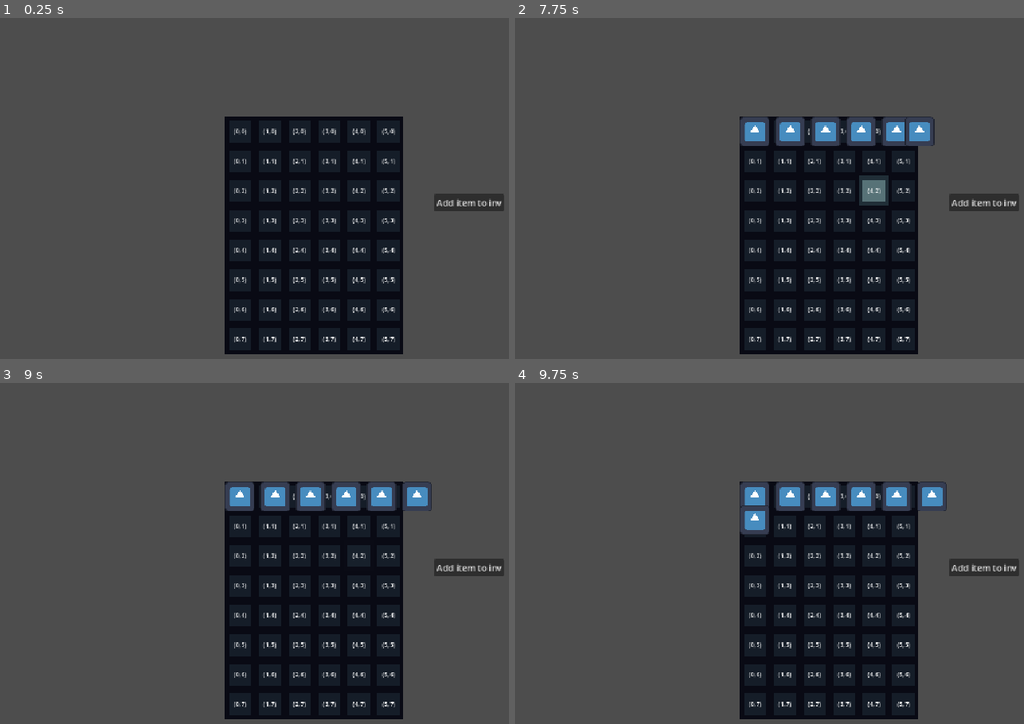
Above: before the commit, frames 1-4 (two rows, left to right).
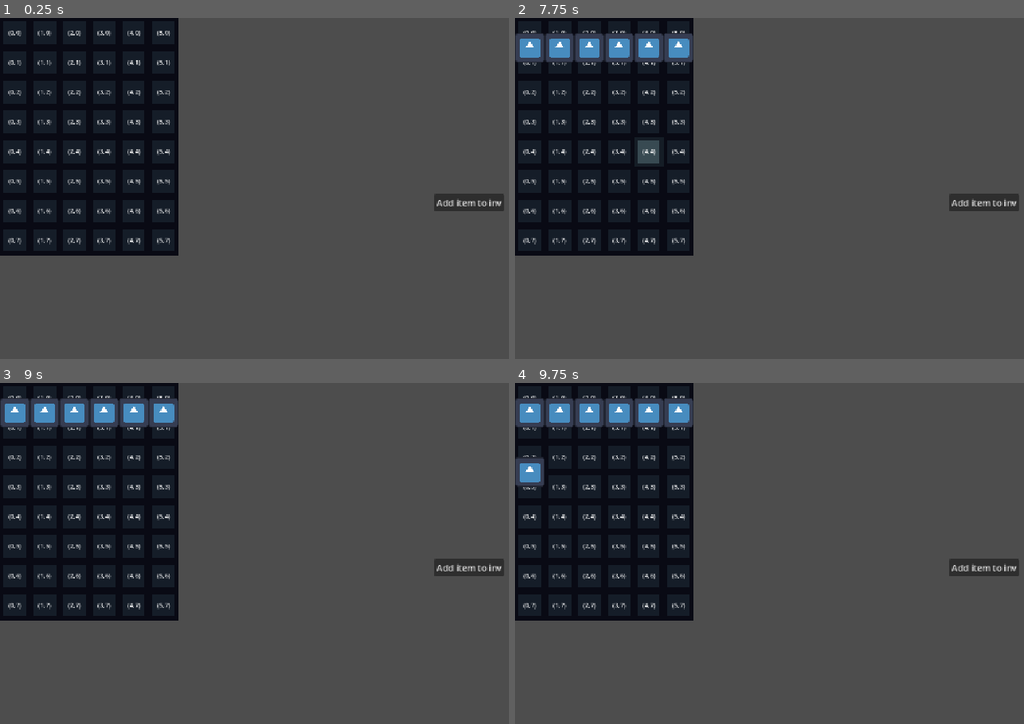
Above: after the commit, the same moments.

Repository: Froggo05/inventory-demo
Game: Godot game, scene res://Scenes/test_scene.tscn
Two runs of this game, one before a commit and one after it. Both use one fixed random seed, a clock stepped at 60 frames per second and the inputs below. The engine's default icon, where the game draws it, is replaced by a stand-in: a white triangle on a blue panel in a dark square.
Inputs (mouse positions are in pixels of both pictures, inside the frame that each line leads up to):
- Up to frame 1 (0.25 s): no input
- Up to frame 2 (7.75 s): click "Add item to inv" at 0.5 s; click "Add item to inv" at 1.25 s; click "Add item to inv" at 2 s; move the mouse to (973, 178) at 2.77 s; press the mouse at (973, 178) at 2.78 s; tap Enter at 3.5, 7.25 s; move the mouse to (708, 215) at 3.52 s; release the mouse at (708, 215) at 3.53 s; click (708, 215) at 3.6 s; move the mouse to (896, 116) at 4.27 s; press the mouse at (896, 116) at 4.28 s; tap Space at 5 s; move the mouse to (800, 266) at 5.02 s; release the mouse at (800, 266) at 5.03 s; click (800, 266) at 5.1 s; move the mouse to (outside the picture) at 5.77 s; press the mouse at (outside the picture) at 5.78 s; move the mouse to (642, 144) at 6.52 s; release the mouse at (642, 144) at 6.53 s; click (642, 144) at 6.6 s; move the mouse to (866, 195) at 7.27 s; press the mouse at (866, 195) at 7.28 s
- Up to frame 3 (9 s): move the mouse to (223, 471) at 8.02 s; release the mouse at (223, 471) at 8.03 s; click (223, 471) at 8.1 s; move the mouse to (458, 543) at 8.77 s; press the mouse at (458, 543) at 8.78 s
- Up to frame 4 (9.75 s): tap Space at 9.5 s; move the mouse to (708, 580) at 9.52 s; release the mouse at (708, 580) at 9.53 s; click (708, 580) at 9.6 s

The runs differ from the first frame. In frame 1, 48% of the frame differs, in the area x 0-80%, y 0-99%; in frame 2, 46%; in frame 3, 46%; in frame 4, 46%.

Commit message:
FINALLY FIXED IT
for some reason the global position lerp on item was different to the "position" var, like global pos was lerping to a diff value. targetPos was 64,64 but it was lerping to 74,74

Diff:
--- a/Scenes/Item/item.gd
+++ b/Scenes/Item/item.gd
@@ -11,25 +11,26 @@
 @export var attributes: ItemAttributes
 @export var sprite: TextureRect
 @export var invSize: Vector2i = Vector2i(1,1)
-@export var moveFactor: float = 6.0
+@export var moveFactor: float = 300.0
 var invPosition : Vector2i = -1.0 * Vector2i.ONE
 var IUID: int
 var targetPosition: Vector2
 
 #-----private-----
 func _ready() -> void:
-	sprite.scale = Vector2.ONE * (Global.uiScale/((sprite.texture.get_size().x / 8.0))) #calculate the ratio between this image and the inv slot tile size img
+	sprite.scale = Global.uiScale/((sprite.texture.get_size() / Global.invCellPixelSize)) #calculate the ratio between this image and the inv slot tile size img
 	print(sprite.scale)
 	#position = sprite.scale * sprite.texture.get_size()
-	self.custom_maximum_size = sprite.size
+	self.custom_minimum_size = sprite.size
 	pass
 
 func _physics_process(delta: float) -> void:
 	_updatePosition(delta)
 
 func _updatePosition(delta)->void:
-	self.global_position = self.global_position.lerp(targetPosition, clamp(delta * moveFactor, 0.0, 1.0))
-
+	#print(targetPosition, " -> ", position)
+	position = position.move_toward(targetPosition, delta * moveFactor) # WHY DOES global_position NOT WORK WHYYYY WAS IT DIFFERENT
+	#makes no sense RAHH
 #-----public-----
 func getTags()-> Dictionary:
 	var tagDict: Dictionary = {}
@@ -38,8 +39,9 @@
 		tagDict = {attribute["name"]: attributes.get(attribute["name"])}
 	return tagDict
 
-func calculateItemPositionInSlots(slotSize: float)->Vector2:
-	var avgPosition = Vector2(invPosition * slotSize)
-	var CentrePos:Vector2 = UI.getInventoryManager(IUID).global_position + avgPosition #invetnory pos (for offset) + avg position of first and last cell for center point
+func calculateItemPositionInSlots(slotSize: Vector2)->Vector2:
+	var avgPos: Vector2 = ((Vector2(invPosition) + Vector2(invPosition) + Vector2(invSize - Vector2i.ONE))/2 * slotSize)
+	var CentrePos: Vector2 = UI.getInventoryManager(IUID).global_position + avgPos
+	#invetnory pos (for offset) + avg position of first and last cell for center point
 	return CentrePos
 #-----signal responses-----
--- a/Scenes/Item/item.tscn
+++ b/Scenes/Item/item.tscn
@@ -12,20 +12,20 @@
 custom_maximum_size = Vector2(128, 128)
 layout_mode = 3
 anchors_preset = 0
-offset_left = 1.0951319e-05
-offset_top = 1.0951319e-05
-offset_right = 79.99992
-offset_bottom = 79.94431
+offset_right = 64.0
+offset_bottom = 64.0
 offset_transform_enabled = true
 mouse_filter = 2
 script = ExtResource("1_hvuqc")
 attributes = SubResource("Resource_j5x6h")
 sprite = NodePath("Sprite")
+invSize = Vector2i(1, 2)
+moveFactor = 1000.0
 
 [node name="Sprite" type="TextureRect" parent="." unique_id=925538866]
 layout_mode = 0
 offset_right = 128.0
 offset_bottom = 128.0
-scale = Vector2(0.125, 0.125)
+scale = Vector2(0.5, 0.5)
 mouse_filter = 2
 texture = ExtResource("3_2ky4l")
--- a/Scenes/UI/Inventory/inventory.gd
+++ b/Scenes/UI/Inventory/inventory.gd
@@ -45,8 +45,8 @@
 	if cellCheck == SLOTCHECK.EMPTY:
 		item.invPosition = inventoryPos
 		item.IUID = IUID
-		item.targetPosition = item.calculateItemPositionInSlots(inventoryGrid[0][0].size.x)
-		print("Place item of size: ", item.invSize)
+		item.targetPosition = item.calculateItemPositionInSlots(inventoryGrid[inventoryPos.x][inventoryPos.y].sizePixels)
+		#print("Place item of size: ", item.invSize)
 
 		var itemBounds: Vector2i = Vector2i(inventoryPos.x + item.invSize.x, inventoryPos.y + item.invSize.y)
 		var yrange = range(inventoryPos.y, itemBounds.y)
--- a/Scenes/UI/Inventory/inventory.tscn
+++ b/Scenes/UI/Inventory/inventory.tscn
@@ -6,8 +6,8 @@
 [node name="Inventory" type="Control" unique_id=1819180068 node_paths=PackedStringArray("inventorySlotGridContainer")]
 layout_mode = 3
 anchors_preset = 0
-offset_right = 81.0
-offset_bottom = 81.0
+offset_right = 64.0
+offset_bottom = 64.0
 size_flags_horizontal = 3
 size_flags_vertical = 3
 script = ExtResource("1_1i8xw")
@@ -15,8 +15,8 @@
 
 [node name="ItemGrid" type="GridContainer" parent="." unique_id=1752849925]
 layout_mode = 0
-offset_right = 80.0
-offset_bottom = 80.0
+offset_right = 64.0
+offset_bottom = 64.0
 theme_override_constants/h_separation = 0
 theme_override_constants/v_separation = 0
 script = ExtResource("2_1i8xw")
@@ -24,3 +24,5 @@
 [connection signal="mouse_entered" from="." to="." method="_on_mouse_entered"]
 [connection signal="mouse_exited" from="." to="." method="_on_mouse_exited"]
 [connection signal="resized" from="ItemGrid" to="." method="_on_item_grid_resized"]
+[connection signal="mouse_entered" from="ItemGrid/(0, 0)" to="ItemGrid/(0, 0)" method="on_mouse_entered"]
+[connection signal="mouse_exited" from="ItemGrid/(0, 0)" to="ItemGrid/(0, 0)" method="on_mouse_exited"]
--- a/Scenes/UI/Slot/slot.tscn
+++ b/Scenes/UI/Slot/slot.tscn
@@ -15,11 +15,11 @@
 region = Rect2(0, 0, 8, 8)
 
 [node name="Slot" type="Control" unique_id=1398576218 node_paths=PackedStringArray("TextureDict", "label")]
-custom_minimum_size = Vector2(80, 80)
+custom_minimum_size = Vector2(64, 64)
 layout_mode = 3
 anchors_preset = 0
-offset_right = 80.0
-offset_bottom = 80.0
+offset_right = 64.0
+offset_bottom = 64.0
 pivot_offset_ratio = Vector2(0.5, 0.5)
 mouse_filter = 1
 script = ExtResource("1_0mcts")
@@ -32,21 +32,21 @@
 [node name="HoverTexture" type="TextureRect" parent="." unique_id=386137145]
 texture_filter = 1
 layout_mode = 0
-offset_right = 80.0
-offset_bottom = 80.0
+offset_right = 64.0
+offset_bottom = 64.0
 texture = SubResource("AtlasTexture_636u5")
 
 [node name="DefaultTexture" type="TextureRect" parent="." unique_id=2014298784]
 texture_filter = 1
 layout_mode = 0
-offset_right = 80.0
-offset_bottom = 80.0
+offset_right = 64.0
+offset_bottom = 64.0
 texture = SubResource("AtlasTexture_ropfv")
 
 [node name="Label" type="Label" parent="." unique_id=959346371]
 layout_mode = 1
-offset_right = 80.0
-offset_bottom = 80.0
+offset_right = 64.0
+offset_bottom = 64.0
 theme_override_font_sizes/font_size = 12
 text = "x:  y: "
 horizontal_alignment = 1
--- a/Scenes/UI/UI.tscn
+++ b/Scenes/UI/UI.tscn
@@ -16,10 +16,8 @@
 
 [node name="Inventory" parent="." unique_id=718738191 instance=ExtResource("1_w371h")]
 layout_mode = 1
-offset_left = 406.99997
-offset_top = 178.99998
-offset_right = 502.99997
-offset_bottom = 307.0
+offset_right = 384.00003
+offset_bottom = 512.0
 scale = Vector2(0.84, 0.84)
 offset_transform_enabled = true
 inventorySize = Vector2i(6, 8)
--- a/Scripts/Globals.gd
+++ b/Scripts/Globals.gd
@@ -15,8 +15,10 @@
 var inventoryCount: int
 var hoveredCellCoordinate: Vector2i
 var hoveredIUID: int
-var uiScale: float = 8.0
+var uiScale: Vector2 = Vector2(8.0,8.0)
 var mouseIsHovering: bool = false
+
+const invCellPixelSize: float = 8.0
 
 func getUniqueInventoryIndex()-> int:
 	inventoryCount += 1
